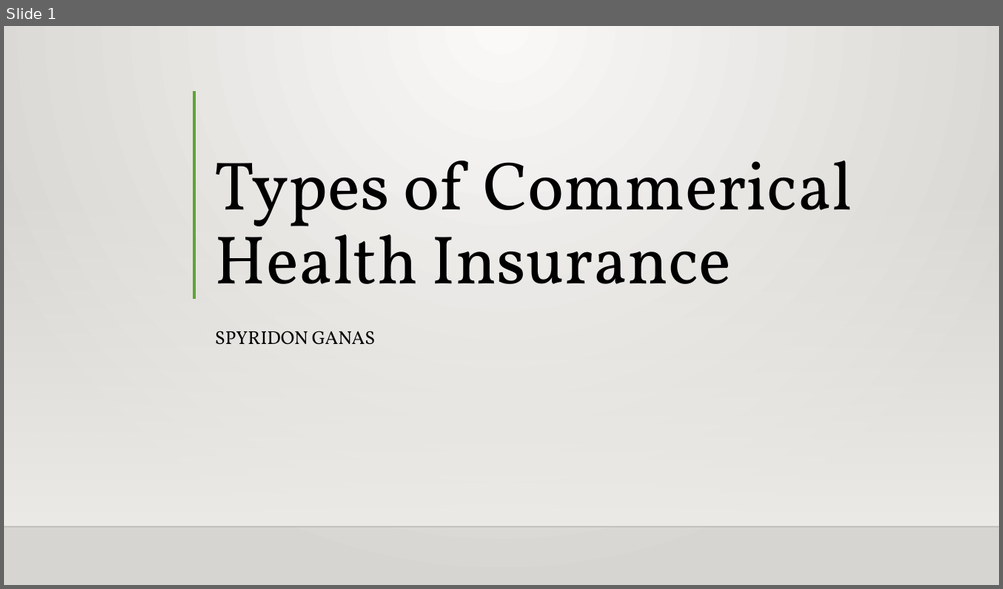
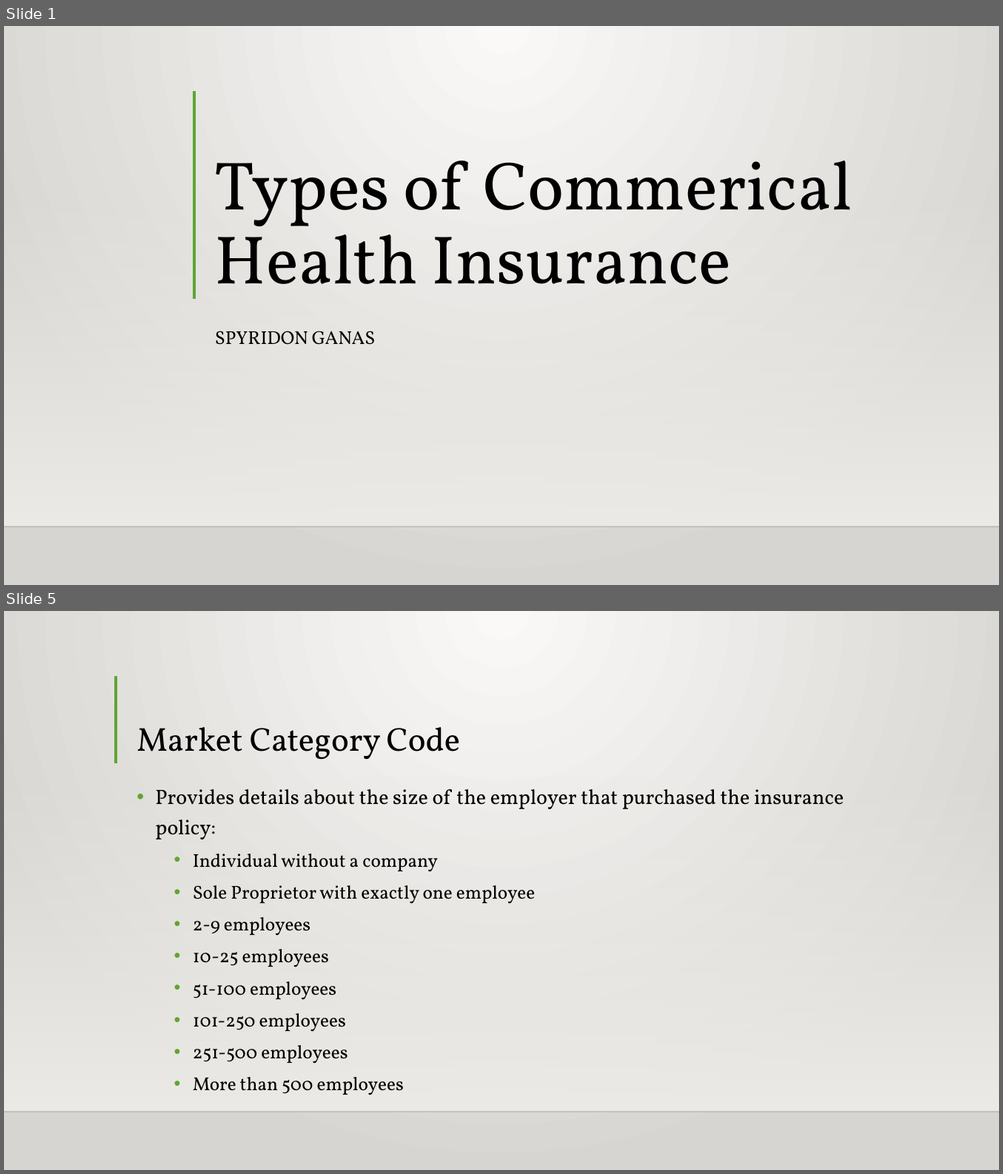
Before and after one commit to Intro-to-APCD/Intro-to-APCD.github.io, a slide deck: PowerPoints/Phase 4 - Insurance Terminology/020 Different Types of Commercial Insurance.pptx. Shown one above the other, each under a label of ours: slide 1 before the commit, slides 1 and 5 after it; the slides between them are not shown. The pictures are 1003x589 and 1003x1174 pixels, drawn with LibreOffice and Linux fonts; fonts in the diff are those of the drawing; background and template pictures are left out. Boxes give left, top, right and bottom in pixels: in the first picture for what was removed or moved away, otherwise in the second. Text is boxed around its words. In the diff, an @@ line names an element or a change of style, - is before the commit and + after.

```diff
--- a/PowerPoints/Phase 4 - Insurance Terminology/020 Different Types of Commercial Insurance.pptx
+++ b/PowerPoints/Phase 4 - Insurance Terminology/020 Different Types of Commercial Insurance.pptx
@@ slide 5 added at (4,611,999,1170), background gradient #FAFAF9 to #D7D5D2; not listed: 2 template elements that a slide beside it also shows @@
@@ line added from (116, 676) to (116, 763), #5FA534 3 pt @@
@@ title added at (136,727,461,759), 32 pt, text #000000 @@
+Market Category Code
@@ text added at (155,789,843,1096), 18 pt, text #000000 @@
+• Provides details about the size of the employer that purchased the insurance policy:
+  • Individual without a company
+  • Sole Proprietor with exactly one employee
+  • 2-9 employees
+  • 10-25 employees
+  • 51-100 employees
+  • 101-250 employees
+  • 251-500 employees
+  • More than 500 employees
```
Also in this commit, not shown: 3 slides changed, 1 other slide added, 3 slides removed.
